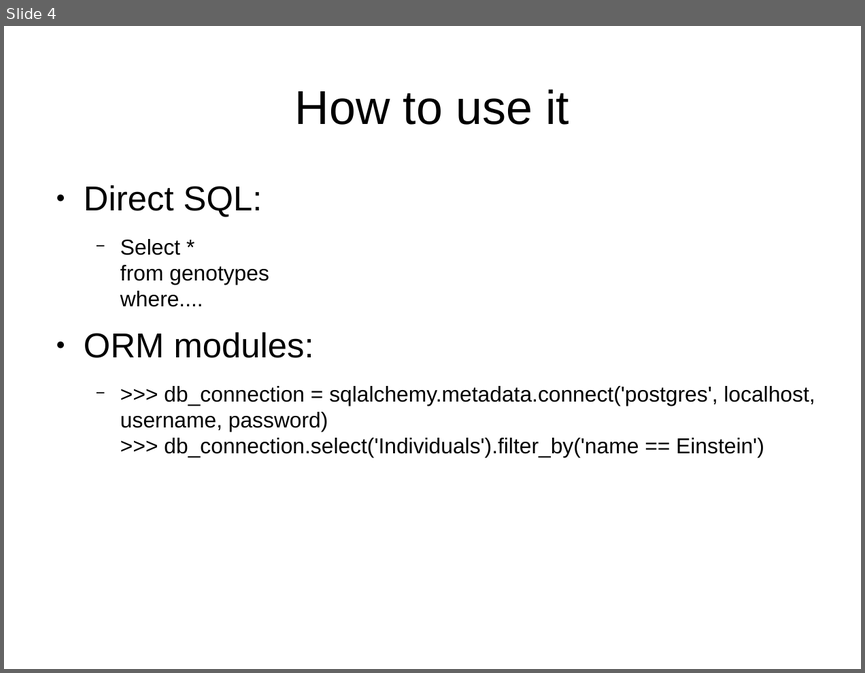
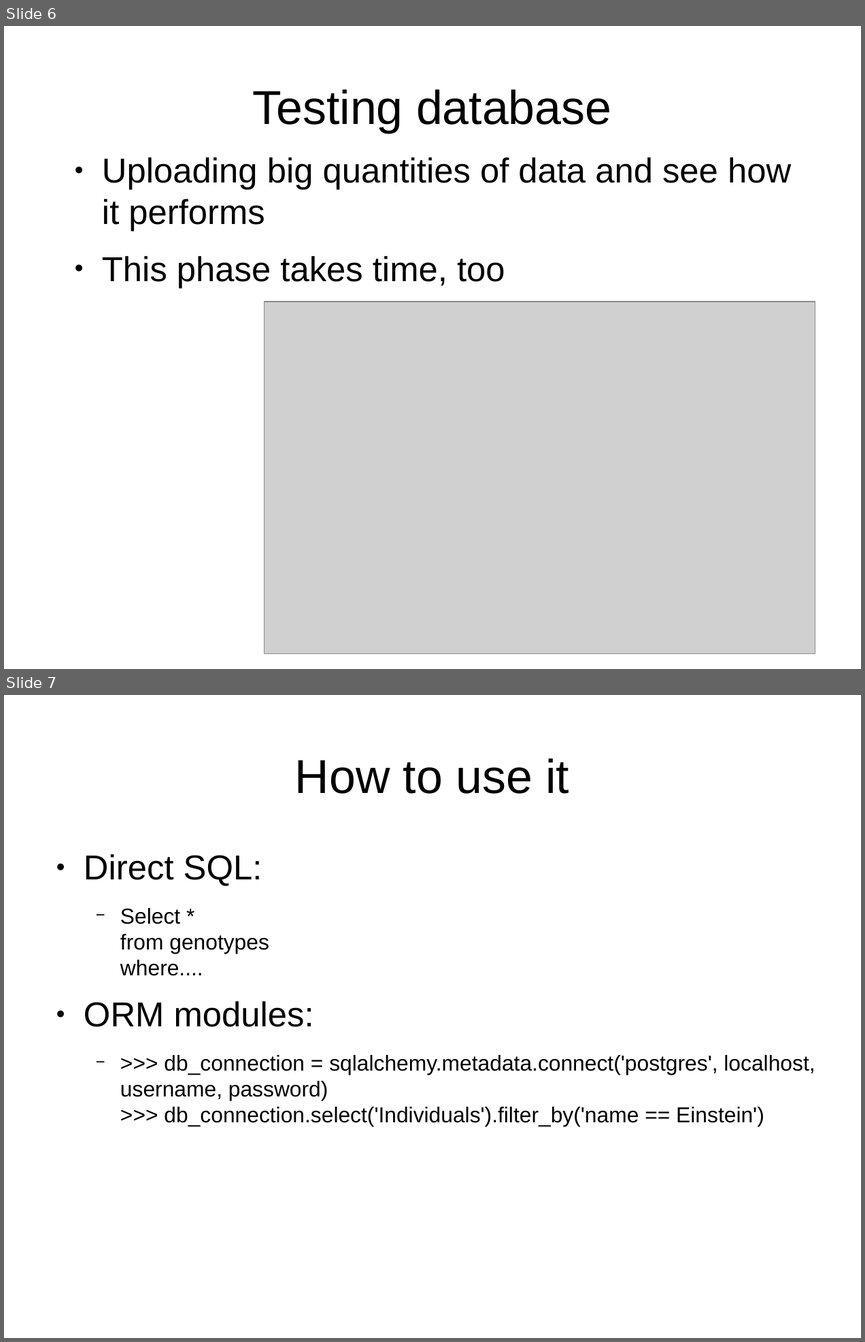
Before and after one commit to dalloliogm/snps-database, a slide deck: HGDP database/docs/Slides/database for hgdp.odp. Shown one above the other, each under a label of ours: slide 4 before the commit, slides 6 and 7 after it. The pictures are 865x673 and 865x1342 pixels, drawn with LibreOffice and Linux fonts; fonts in the diff are those of the drawing; grey boxes stand for pictures. Boxes give left, top, right and bottom in pixels: in the first picture for what was removed or moved away, otherwise in the second. Text is boxed around its words. In the diff, an @@ line names an element or a change of style, - is before the commit and + after.

```diff
--- a/HGDP database/docs/Slides/database for hgdp.odp
+++ b/HGDP database/docs/Slides/database for hgdp.odp
@@ slide 6 added at bbox=[4, 26, 861, 669], background #FFFFFF @@
@@ title added at bbox=[253, 89, 611, 133], 44 pt, text #000000 @@
+Testing database
@@ text added at bbox=[102, 157, 791, 288], 32 pt, text #000000 @@
+● Uploading big quantities of data and see how it performs
+● This phase takes time, too
@@ picture added at bbox=[264, 301, 816, 654] @@
@@ what was slide 4 is now slide 7 @@
```
Also in this commit, not shown: 1 slide changed, 4 other slides added, 2 slides removed, 2 other files.
